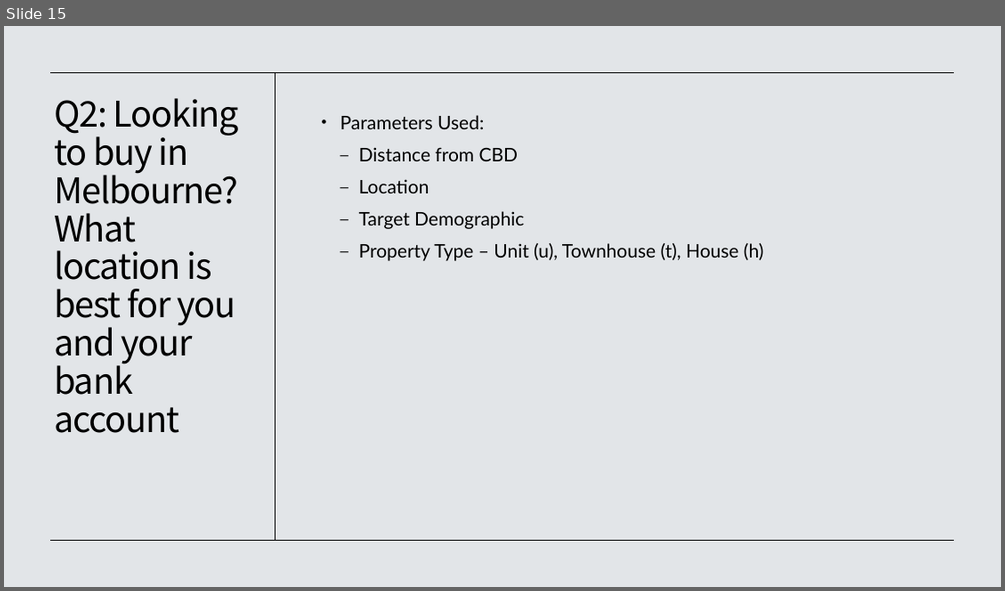
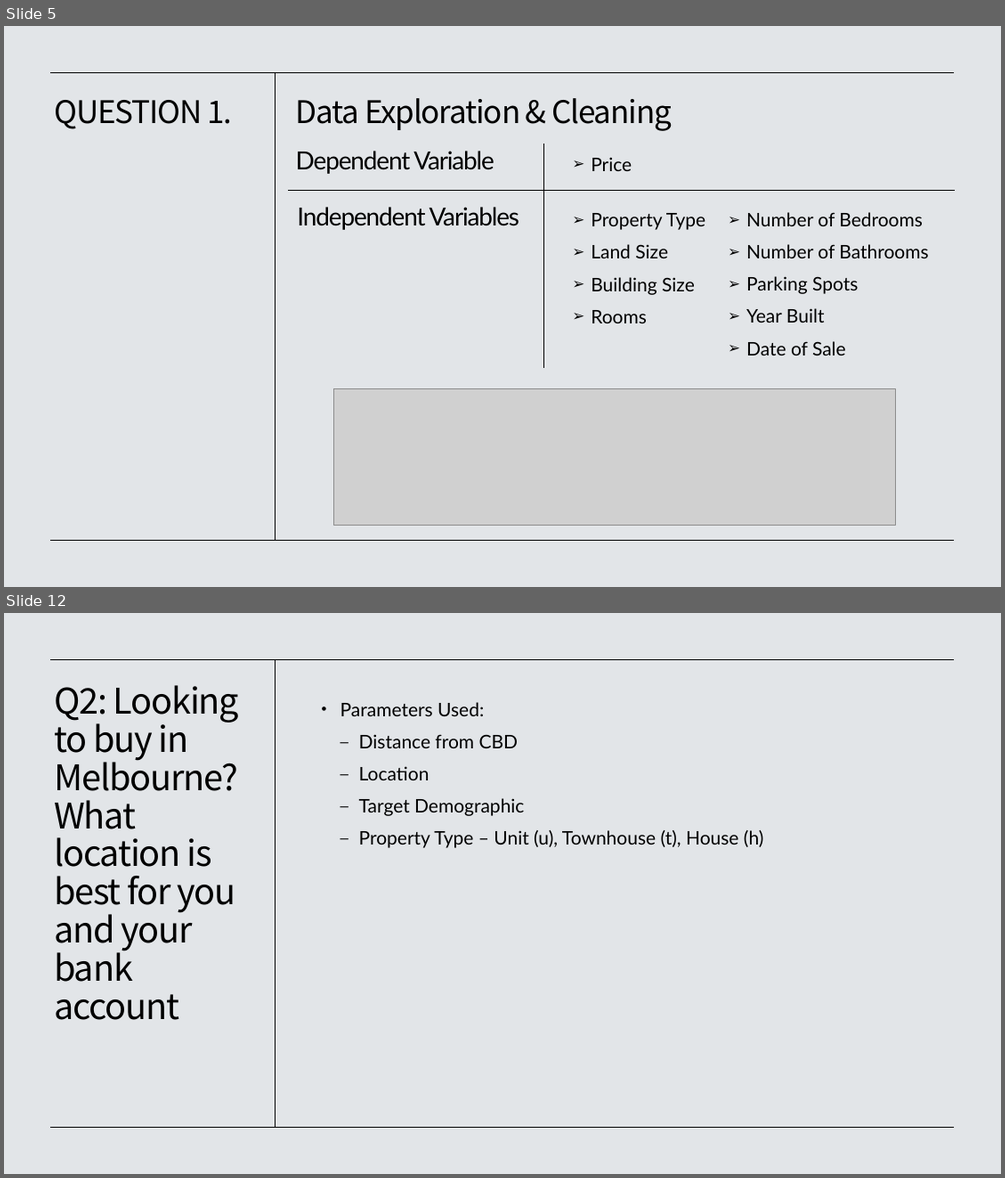
Before and after one commit to Kopixx/Project-1, a slide deck: Project 1 Presentation Slides.pptx. Shown one above the other, each under a label of ours: slide 15 before the commit, slides 5 and 12 after it; the slides between them are not shown. The pictures are 1005x591 and 1005x1178 pixels, drawn with LibreOffice and Linux fonts; fonts in the diff are those of the drawing; grey boxes stand for pictures. Boxes give left, top, right and bottom in pixels: in the first picture for what was removed or moved away, otherwise in the second. Text is boxed around its words. In the diff, an @@ line names an element or a change of style, - is before the commit and + after.

```diff
--- a/Project 1 Presentation Slides.pptx
+++ b/Project 1 Presentation Slides.pptx
@@ slide 5 added at (4, 26, 1001, 587), background #E2E5E8 @@
@@ line added from (955, 72) to (51, 72), #000000 0.5 pt @@
@@ line added from (275, 72) to (275, 540), #000000 0.5 pt @@
@@ title added at (54, 100, 232, 129), 30 pt, text #000000 @@
+QUESTION 1.
@@ text added at (296, 98, 672, 131), 30 pt, text #000000 @@
+Data Exploration & Cleaning
@@ text added at (296, 151, 494, 174), 24 pt, text #000000 @@
+Dependent Variable
@@ line added from (543, 143) to (543, 369), #000000 0.5 pt @@
@@ text added at (591, 157, 631, 171), 18 pt, text #000000 @@
+  ➢ Price
@@ line added from (288, 190) to (955, 190), #000000 0.5 pt @@
@@ text added at (297, 207, 520, 230), 24 pt, text #000000 @@
+Independent Variables
@@ text added at (746, 212, 928, 355), 18 pt, text #000000 @@
+  ➢ Number of Bedrooms
+  ➢ Number of Bathrooms
+  ➢ Parking Spots
+  ➢ Year Built
+  ➢ Date of Sale
@@ text added at (591, 213, 705, 323), 18 pt, text #000000 @@
+  ➢ Property Type
+  ➢ Land Size
+  ➢ Building Size
+  ➢ Rooms
@@ picture added at (334, 389, 896, 524) @@
@@ line added from (955, 540) to (51, 540), #000000 0.5 pt @@
@@ what was slide 15 is now slide 12 @@
```
Also in this commit, not shown: 3 slides changed, 7 other slides added, 11 slides removed.
